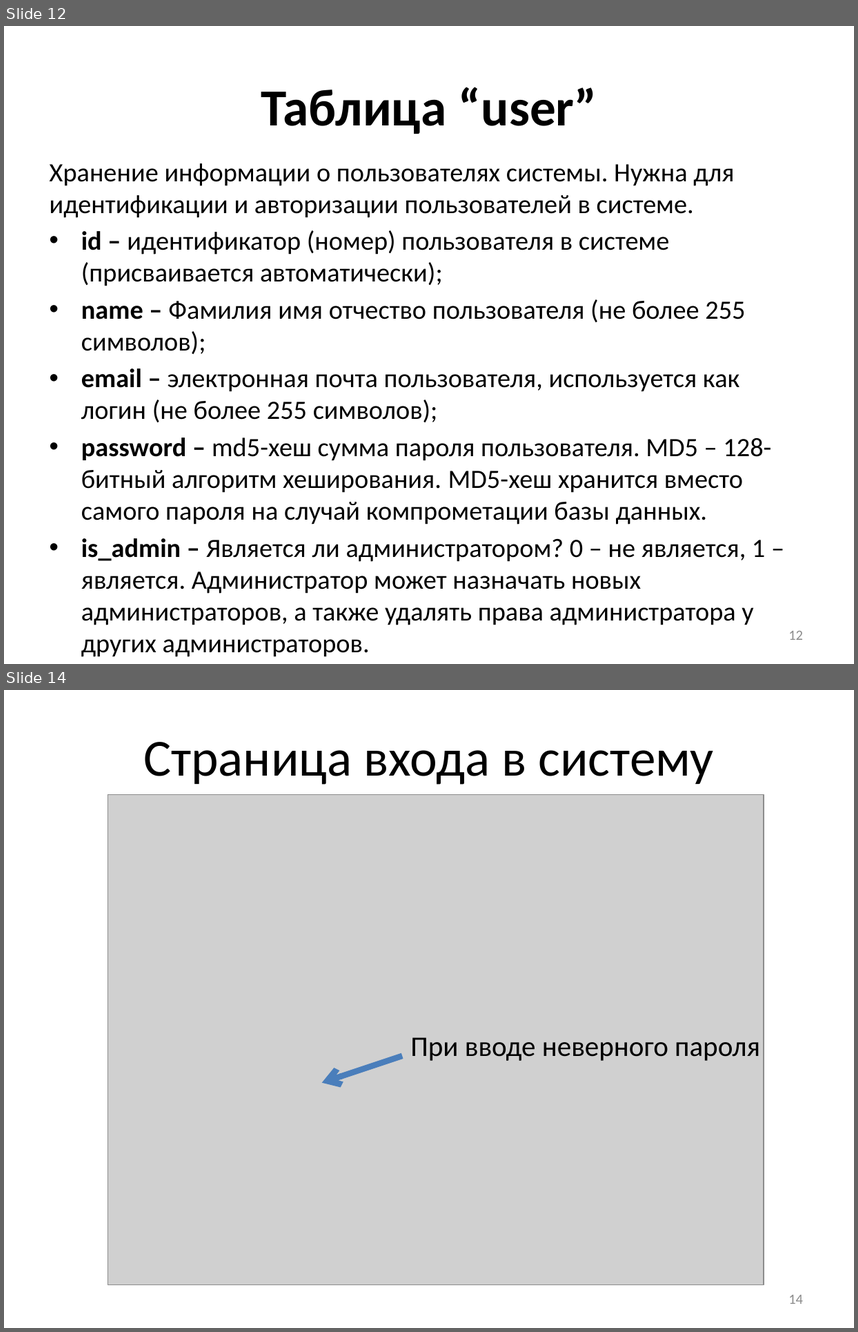
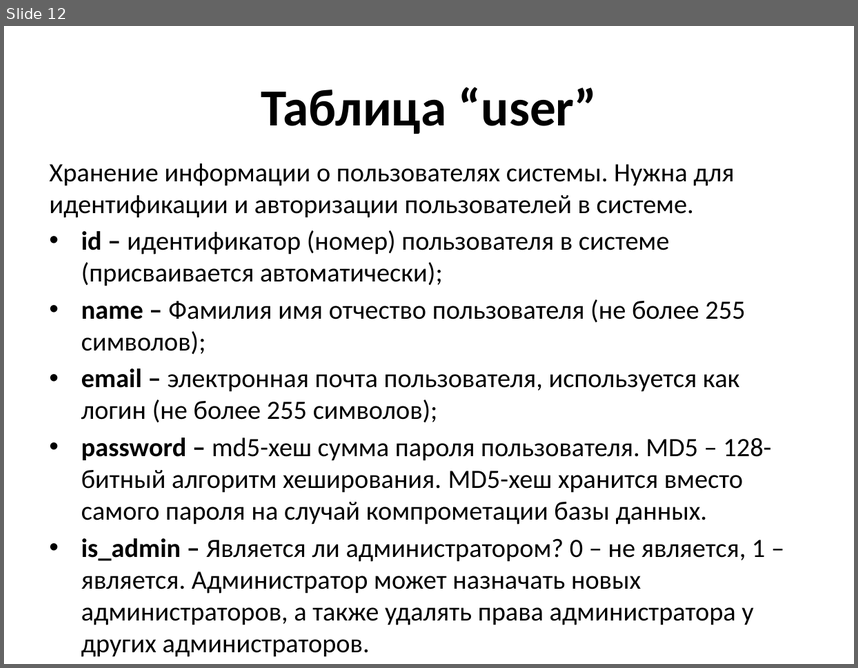
Before and after one commit to stden/diplomx, a slide deck: Кудрявцев Иван Владиславович/Презентация к диплому.pptx. Shown one above the other, each under a label of ours: slides 12 and 14 before the commit, slide 12 after it; the slides between them are not shown. The pictures are 858x1332 and 858x668 pixels, drawn with LibreOffice and Linux fonts; fonts in the diff are those of the drawing; grey boxes stand for pictures. Boxes give left, top, right and bottom in pixels: in the first picture for what was removed or moved away, otherwise in the second. Text is boxed around its words. In the diff, an @@ line names an element or a change of style, - is before the commit and + after.

```diff
--- a/Кудрявцев Иван Владиславович/Презентация к диплому.pptx
+++ b/Кудрявцев Иван Владиславович/Презентация к диплому.pptx
@@ slide 14 removed at [4,690,854,1328], background #FFFFFF @@
@@ title removed at [143,742,713,785] @@
-Страница входа в систему
@@ picture removed at [107,795,764,1284] @@
@@ text removed at [410,1037,760,1061] @@
-При вводе неверного пароля
@@ arrow removed from (403, 1056) to (322, 1083) @@
@@ page number removed at [789,1294,803,1303] @@
-14
@@ slide 12 changed as well @@
@@ page number removed at [789,630,803,639] @@
-12
```
Also in this commit, not shown: 15 other slides changed, 2 other slides removed, 2 other files.
